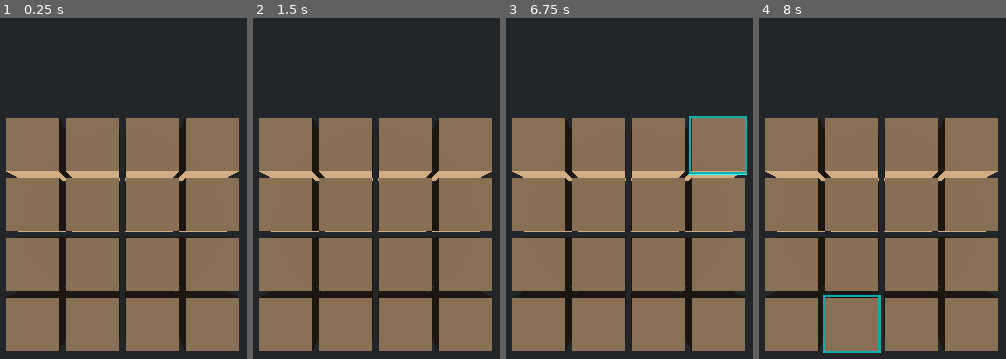
Above: before the commit, frames 1-4 (left to right).
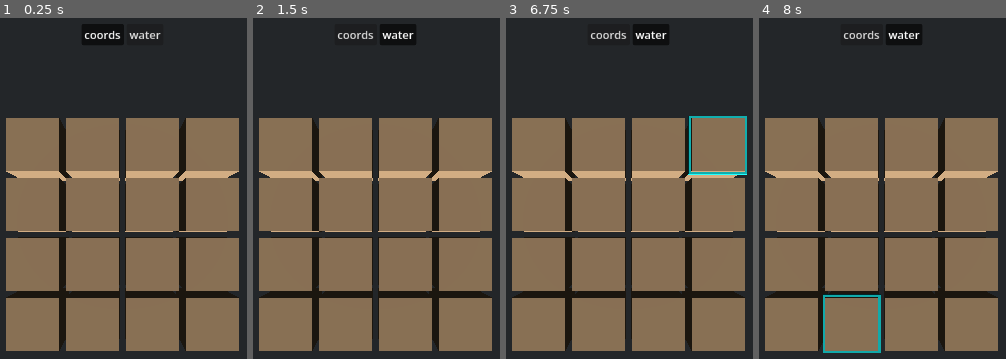
Above: after the commit, the same moments.

Repository: nicoexport/crops
Game: Godot game, scene res://scenes/game.tscn
Two runs of this game, one before a commit and one after it. Both use one fixed random seed, a clock stepped at 60 frames per second and the inputs below.
Inputs (mouse positions are in pixels of both pictures, inside the frame that each line leads up to):
- Up to frame 1 (0.25 s): no input
- Up to frame 2 (1.5 s): click (356, 35) at 0.5 s, where only the run after the commit has a clickable "coords"; click (398, 35) at 1.25 s, where only the run after the commit has a clickable "water"
- Up to frame 3 (6.75 s): click (609, 35) at 2 s, where only the run after the commit has a clickable "coords"; click (651, 35) at 2.75 s, where only the run after the commit has a clickable "water"; click (609, 35) at 3.5 s, where only the run after the commit has a clickable "coords"; click (651, 35) at 4.25 s, where only the run after the commit has a clickable "water"; tap Enter at 5, 6.5 s; move the mouse to (outside the picture) at 5.02 s; hold 1 (1) 5.03-5.78 s; click (outside the picture) at 5.17 s; tap 2 (2) at 5.3, 5.85 s; tap Space at 5.75 s; move the mouse to (outside the picture) at 5.77 s; click (outside the picture) at 5.92 s; tap 1 (1) at 6.05 s; move the mouse to (708, 137) at 6.52 s; hold 1 (1) from 6.53 s (still down); click (708, 137) at 6.67 s
- Up to frame 4 (8 s): tap 2 (2) at 6.8, 7.35 s; tap Space at 7.25 s; move the mouse to (840, 324) at 7.27 s; release 1 (1) at 7.28 s; click (840, 324) at 7.42 s; tap 1 (1) at 7.55 s

The runs differ from the first frame. In frame 1, 1.1% of the frame differs, in the area x 33-66%, y 1-8%; in frame 2, 1.0%; in frame 3, 1.0%; in frame 4, 1.0%.

Commit message:
implement debug interaction bar

Diff:
--- /dev/null
+++ b/resources/ui/button_groups/button_group_debug_interaction_bar.tres
@@ -0,0 +1,3 @@
+[gd_resource type="ButtonGroup" format=3 uid="uid://bg58e172xpqib"]
+
+[resource]
--- a/scenes/game.tscn
+++ b/scenes/game.tscn
@@ -3,20 +3,16 @@
 [ext_resource type="Script" uid="uid://crlpaysy4bf1" path="res://scripts/grid_view.gd" id="1_uwrxv"]
 [ext_resource type="Material" uid="uid://du2q0yar5bnnl" path="res://materials/cell_mat.tres" id="2_iywne"]
 [ext_resource type="Resource" uid="uid://dj5s8ewkfeaac" path="res://resources/game_model.tres" id="2_yqjtg"]
-[ext_resource type="Script" uid="uid://cswxft7tfn0c3" path="res://scripts/cell_view.gd" id="3_lbhrr"]
 [ext_resource type="Script" uid="uid://ys4vuvkjx0an" path="res://scripts/interactor.gd" id="3_lnu2h"]
 [ext_resource type="Shader" uid="uid://btba0dfs7vat5" path="res://shaders/cell.gdshader" id="4_p57ef"]
+[ext_resource type="Script" uid="uid://cswxft7tfn0c3" path="res://scripts/cell_view.gd" id="5_u5sy4"]
+[ext_resource type="Script" uid="uid://drbshhemincvv" path="res://scripts/debug_interaction_bar.gd" id="6_u5sy4"]
+[ext_resource type="ButtonGroup" uid="uid://bg58e172xpqib" path="res://resources/ui/button_groups/button_group_debug_interaction_bar.tres" id="8_gee14"]
 
 [sub_resource type="Environment" id="Environment_iywne"]
 background_mode = 1
 background_color = Color(0.1376, 0.14954665, 0.16, 1)
 
-[sub_resource type="ShaderMaterial" id="ShaderMaterial_u5sy4"]
-render_priority = 0
-shader = ExtResource("4_p57ef")
-shader_parameter/colors = PackedColorArray(0.83, 0.67894, 0.5063, 1, 0.75, 0.589, 0.40499997, 1, 0.61960787, 0.45490196, 0.26666668, 1, 0.47058824, 0.3137255, 0.13725491, 1, 0.2784314, 0.17254902, 0.047058824, 1)
-shader_parameter/irrigation_level = 0
-
 [sub_resource type="ShaderMaterial" id="ShaderMaterial_gee14"]
 render_priority = 0
 shader = ExtResource("4_p57ef")
@@ -102,6 +98,12 @@
 shader_parameter/irrigation_level = 0
 
 [sub_resource type="ShaderMaterial" id="ShaderMaterial_37s47"]
+render_priority = 0
+shader = ExtResource("4_p57ef")
+shader_parameter/colors = PackedColorArray(0.83, 0.67894, 0.5063, 1, 0.75, 0.589, 0.40499997, 1, 0.61960787, 0.45490196, 0.26666668, 1, 0.47058824, 0.3137255, 0.13725491, 1, 0.2784314, 0.17254902, 0.047058824, 1)
+shader_parameter/irrigation_level = 0
+
+[sub_resource type="ShaderMaterial" id="ShaderMaterial_bt5mj"]
 render_priority = 0
 shader = ExtResource("4_p57ef")
 shader_parameter/colors = PackedColorArray(0.83, 0.67894, 0.5063, 1, 0.75, 0.589, 0.40499997, 1, 0.61960787, 0.45490196, 0.26666668, 1, 0.47058824, 0.3137255, 0.13725491, 1, 0.2784314, 0.17254902, 0.047058824, 1)
@@ -118,131 +120,177 @@
 [node name="Camera3D" type="Camera3D" parent="." unique_id=449331607]
 transform = Transform3D(1, 0, 0, 0, -4.371139e-08, 1, 0, -1, -4.371139e-08, 0, 5.975, 0)
 
-[node name="GridView" type="Node3D" parent="." unique_id=639960668]
+[node name="GridView" type="Node3D" parent="." unique_id=639960668 node_paths=PackedStringArray("cell_parent_node")]
 script = ExtResource("1_uwrxv")
 cell_material = ExtResource("2_iywne")
 spacing = Vector2(0.125, 0.125)
 model = ExtResource("2_yqjtg")
-
-[node name="@CSGBox3D@18908" type="CSGBox3D" parent="GridView" unique_id=1359679337]
+cell_parent_node = NodePath("Cells")
+
+[node name="Cells" type="Node3D" parent="GridView" unique_id=1392116608]
+
+[node name="@CSGBox3D@19240" type="CSGBox3D" parent="GridView/Cells" unique_id=512359184]
 transform = Transform3D(1, 0, 0, 0, 1, 0, 0, 0, 1, -1.6875, 0, -1.6875)
 use_collision = true
-material = SubResource("ShaderMaterial_u5sy4")
-script = ExtResource("3_lbhrr")
-
-[node name="@CSGBox3D@18909" type="CSGBox3D" parent="GridView" unique_id=847035850]
+material = SubResource("ShaderMaterial_gee14")
+script = ExtResource("5_u5sy4")
+
+[node name="@CSGBox3D@19241" type="CSGBox3D" parent="GridView/Cells" unique_id=162049802]
 transform = Transform3D(1, 0, 0, 0, 1, 0, 0, 0, 1, -1.6875, 0, -0.5625)
 use_collision = true
-material = SubResource("ShaderMaterial_gee14")
-script = ExtResource("3_lbhrr")
-y = 1
-
-[node name="@CSGBox3D@18910" type="CSGBox3D" parent="GridView" unique_id=167197329]
+material = SubResource("ShaderMaterial_0tnpc")
+script = ExtResource("5_u5sy4")
+y = 1
+
+[node name="@CSGBox3D@19242" type="CSGBox3D" parent="GridView/Cells" unique_id=345037478]
 transform = Transform3D(1, 0, 0, 0, 1, 0, 0, 0, 1, -1.6875, 0, 0.5625)
 use_collision = true
-material = SubResource("ShaderMaterial_0tnpc")
-script = ExtResource("3_lbhrr")
-y = 2
-
-[node name="@CSGBox3D@18911" type="CSGBox3D" parent="GridView" unique_id=436658267]
+material = SubResource("ShaderMaterial_vtaks")
+script = ExtResource("5_u5sy4")
+y = 2
+
+[node name="@CSGBox3D@19243" type="CSGBox3D" parent="GridView/Cells" unique_id=2130855870]
 transform = Transform3D(1, 0, 0, 0, 1, 0, 0, 0, 1, -1.6875, 0, 1.6875)
 use_collision = true
-material = SubResource("ShaderMaterial_vtaks")
-script = ExtResource("3_lbhrr")
-y = 3
-
-[node name="@CSGBox3D@18912" type="CSGBox3D" parent="GridView" unique_id=781210615]
+material = SubResource("ShaderMaterial_kvpfn")
+script = ExtResource("5_u5sy4")
+y = 3
+
+[node name="@CSGBox3D@19244" type="CSGBox3D" parent="GridView/Cells" unique_id=540177492]
 transform = Transform3D(1, 0, 0, 0, 1, 0, 0, 0, 1, -0.5625, 0, -1.6875)
 use_collision = true
-material = SubResource("ShaderMaterial_kvpfn")
-script = ExtResource("3_lbhrr")
-x = 1
-
-[node name="@CSGBox3D@18913" type="CSGBox3D" parent="GridView" unique_id=1102845675]
+material = SubResource("ShaderMaterial_dinhu")
+script = ExtResource("5_u5sy4")
+x = 1
+
+[node name="@CSGBox3D@19245" type="CSGBox3D" parent="GridView/Cells" unique_id=2133608012]
 transform = Transform3D(1, 0, 0, 0, 1, 0, 0, 0, 1, -0.5625, 0, -0.5625)
 use_collision = true
-material = SubResource("ShaderMaterial_dinhu")
-script = ExtResource("3_lbhrr")
-x = 1
-y = 1
-
-[node name="@CSGBox3D@18914" type="CSGBox3D" parent="GridView" unique_id=1788628483]
+material = SubResource("ShaderMaterial_kvuet")
+script = ExtResource("5_u5sy4")
+x = 1
+y = 1
+
+[node name="@CSGBox3D@19246" type="CSGBox3D" parent="GridView/Cells" unique_id=1959901626]
 transform = Transform3D(1, 0, 0, 0, 1, 0, 0, 0, 1, -0.5625, 0, 0.5625)
 use_collision = true
-material = SubResource("ShaderMaterial_kvuet")
-script = ExtResource("3_lbhrr")
-x = 1
-y = 2
-
-[node name="@CSGBox3D@18915" type="CSGBox3D" parent="GridView" unique_id=1325302936]
+material = SubResource("ShaderMaterial_trtic")
+script = ExtResource("5_u5sy4")
+x = 1
+y = 2
+
+[node name="@CSGBox3D@19247" type="CSGBox3D" parent="GridView/Cells" unique_id=878798669]
 transform = Transform3D(1, 0, 0, 0, 1, 0, 0, 0, 1, -0.5625, 0, 1.6875)
 use_collision = true
-material = SubResource("ShaderMaterial_trtic")
-script = ExtResource("3_lbhrr")
-x = 1
-y = 3
-
-[node name="@CSGBox3D@18916" type="CSGBox3D" parent="GridView" unique_id=1966191216]
+material = SubResource("ShaderMaterial_ir15t")
+script = ExtResource("5_u5sy4")
+x = 1
+y = 3
+
+[node name="@CSGBox3D@19248" type="CSGBox3D" parent="GridView/Cells" unique_id=558719278]
 transform = Transform3D(1, 0, 0, 0, 1, 0, 0, 0, 1, 0.5625, 0, -1.6875)
 use_collision = true
-material = SubResource("ShaderMaterial_ir15t")
-script = ExtResource("3_lbhrr")
-x = 2
-
-[node name="@CSGBox3D@18917" type="CSGBox3D" parent="GridView" unique_id=4477663]
+material = SubResource("ShaderMaterial_ca42v")
+script = ExtResource("5_u5sy4")
+x = 2
+
+[node name="@CSGBox3D@19249" type="CSGBox3D" parent="GridView/Cells" unique_id=363183761]
 transform = Transform3D(1, 0, 0, 0, 1, 0, 0, 0, 1, 0.5625, 0, -0.5625)
 use_collision = true
-material = SubResource("ShaderMaterial_ca42v")
-script = ExtResource("3_lbhrr")
-x = 2
-y = 1
-
-[node name="@CSGBox3D@18918" type="CSGBox3D" parent="GridView" unique_id=1268300261]
+material = SubResource("ShaderMaterial_rysoc")
+script = ExtResource("5_u5sy4")
+x = 2
+y = 1
+
+[node name="@CSGBox3D@19250" type="CSGBox3D" parent="GridView/Cells" unique_id=982309574]
 transform = Transform3D(1, 0, 0, 0, 1, 0, 0, 0, 1, 0.5625, 0, 0.5625)
 use_collision = true
-material = SubResource("ShaderMaterial_rysoc")
-script = ExtResource("3_lbhrr")
-x = 2
-y = 2
-
-[node name="@CSGBox3D@18919" type="CSGBox3D" parent="GridView" unique_id=549315597]
+material = SubResource("ShaderMaterial_ssvqc")
+script = ExtResource("5_u5sy4")
+x = 2
+y = 2
+
+[node name="@CSGBox3D@19251" type="CSGBox3D" parent="GridView/Cells" unique_id=138936788]
 transform = Transform3D(1, 0, 0, 0, 1, 0, 0, 0, 1, 0.5625, 0, 1.6875)
 use_collision = true
-material = SubResource("ShaderMaterial_ssvqc")
-script = ExtResource("3_lbhrr")
-x = 2
-y = 3
-
-[node name="@CSGBox3D@18920" type="CSGBox3D" parent="GridView" unique_id=1257220426]
+material = SubResource("ShaderMaterial_264po")
+script = ExtResource("5_u5sy4")
+x = 2
+y = 3
+
+[node name="@CSGBox3D@19252" type="CSGBox3D" parent="GridView/Cells" unique_id=512093446]
 transform = Transform3D(1, 0, 0, 0, 1, 0, 0, 0, 1, 1.6875, 0, -1.6875)
 use_collision = true
-material = SubResource("ShaderMaterial_264po")
-script = ExtResource("3_lbhrr")
-x = 3
-
-[node name="@CSGBox3D@18921" type="CSGBox3D" parent="GridView" unique_id=811272911]
+material = SubResource("ShaderMaterial_1kice")
+script = ExtResource("5_u5sy4")
+x = 3
+
+[node name="@CSGBox3D@19253" type="CSGBox3D" parent="GridView/Cells" unique_id=1637839380]
 transform = Transform3D(1, 0, 0, 0, 1, 0, 0, 0, 1, 1.6875, 0, -0.5625)
 use_collision = true
-material = SubResource("ShaderMaterial_1kice")
-script = ExtResource("3_lbhrr")
-x = 3
-y = 1
-
-[node name="@CSGBox3D@18922" type="CSGBox3D" parent="GridView" unique_id=6243942]
+material = SubResource("ShaderMaterial_5newe")
+script = ExtResource("5_u5sy4")
+x = 3
+y = 1
+
+[node name="@CSGBox3D@19254" type="CSGBox3D" parent="GridView/Cells" unique_id=2069856349]
 transform = Transform3D(1, 0, 0, 0, 1, 0, 0, 0, 1, 1.6875, 0, 0.5625)
 use_collision = true
-material = SubResource("ShaderMaterial_5newe")
-script = ExtResource("3_lbhrr")
-x = 3
-y = 2
-
-[node name="@CSGBox3D@18923" type="CSGBox3D" parent="GridView" unique_id=236994140]
+material = SubResource("ShaderMaterial_37s47")
+script = ExtResource("5_u5sy4")
+x = 3
+y = 2
+
+[node name="@CSGBox3D@19255" type="CSGBox3D" parent="GridView/Cells" unique_id=2147466615]
 transform = Transform3D(1, 0, 0, 0, 1, 0, 0, 0, 1, 1.6875, 0, 1.6875)
 use_collision = true
-material = SubResource("ShaderMaterial_37s47")
-script = ExtResource("3_lbhrr")
-x = 3
-y = 3
-
-[node name="Interactor" type="Node3D" parent="." unique_id=1833000602]
+material = SubResource("ShaderMaterial_bt5mj")
+script = ExtResource("5_u5sy4")
+x = 3
+y = 3
+
+[node name="Interactor" type="Node3D" parent="GridView" unique_id=1833000602]
 script = ExtResource("3_lnu2h")
+
+[node name="CanvasLayer" type="CanvasLayer" parent="GridView/Interactor" unique_id=804804999]
+
+[node name="Control" type="Control" parent="GridView/Interactor/CanvasLayer" unique_id=1783413094]
+layout_mode = 3
+anchors_preset = 15
+anchor_right = 1.0
+anchor_bottom = 1.0
+grow_horizontal = 2
+grow_vertical = 2
+
+[node name="MarginContainer" type="MarginContainer" parent="GridView/Interactor/CanvasLayer/Control" unique_id=914180857]
+layout_mode = 1
+anchors_preset = 15
+anchor_right = 1.0
+anchor_bottom = 1.0
+grow_horizontal = 2
+grow_vertical = 2
+theme_override_constants/margin_left = 20
+theme_override_constants/margin_top = 20
+theme_override_constants/margin_right = 20
+theme_override_constants/margin_bottom = 20
+
+[node name="DebugInteractionBar" type="HBoxContainer" parent="GridView/Interactor/CanvasLayer/Control/MarginContainer" unique_id=537845381 node_paths=PackedStringArray("interactor", "coords", "water")]
+layout_mode = 2
+size_flags_vertical = 0
+alignment = 1
+script = ExtResource("6_u5sy4")
+interactor = NodePath("../../../..")
+coords = NodePath("Coords")
+water = NodePath("Water")
+
+[node name="Coords" type="Button" parent="GridView/Interactor/CanvasLayer/Control/MarginContainer/DebugInteractionBar" unique_id=1734376731]
+layout_mode = 2
+toggle_mode = true
+button_group = ExtResource("8_gee14")
+text = "coords"
+
+[node name="Water" type="Button" parent="GridView/Interactor/CanvasLayer/Control/MarginContainer/DebugInteractionBar" unique_id=1960548574]
+layout_mode = 2
+toggle_mode = true
+button_group = ExtResource("8_gee14")
+text = "water"
--- /dev/null
+++ b/scripts/debug_interaction_bar.gd
@@ -0,0 +1,22 @@
+extends HBoxContainer
+
+@export var interactor: Interactor
+@export_category("Buttons")
+@export var coords: Button
+@export var water: Button
+
+
+func _ready() -> void:
+	coords.pressed.connect(handle_coords_pressed)
+	water.pressed.connect(handle_water_pressed)
+
+	coords.button_pressed = true
+	handle_coords_pressed()
+
+
+func handle_coords_pressed():
+	interactor.selected_interaction = InteractionPrintCoords.new()
+
+
+func handle_water_pressed():
+	interactor.selected_interaction = InteractionWater.new(1)
--- a/scripts/grid_view.gd
+++ b/scripts/grid_view.gd
@@ -1,19 +1,22 @@
 @tool
 class_name GridView extends Node3D
 
+@export_group("Visuals")
 @export var cell_material: Material
-
 @export var spacing: Vector2:
 	set(v):
 		spacing = v
 		_rebuild_from_model()
 
+@export_group("References")
 @export var model: GameModel:
 	set(m):
 		_disconnect_model_signals()
 		model = m
 		_connect_model_signals()
 		_rebuild_from_model()
+
+@export var cell_parent_node: Node3D
 
 
 var _connected: bool = false
@@ -29,7 +32,7 @@
 		return
 
 	# Clear existing grid view
-	for n in get_children():
+	for n in cell_parent_node.get_children():
 		if n is CSGBox3D:
 			n.free()
 
@@ -58,7 +61,7 @@
 			cell_view.use_collision = true
 			cell_view.slot_interacted.connect(_on_slot_interacted)
 			cell_view.material = cell_material.duplicate(true)
-			add_child(cell_view)
+			cell_parent_node.add_child(cell_view)
 			if Engine.is_editor_hint() and scene_owner != null:
 				cell_view.owner = scene_owner
 
@@ -114,7 +117,7 @@
 func _on_cell_changed(x: int, y: int, value: int) -> void:
 	# Update the specific cell in the grid view based on model change
 	var index = y + x * model.height
-	var box = get_child(index) as CSGBox3D
+	var box = cell_parent_node.get_child(index) as CSGBox3D
 	if box != null:
 		# Update the cell appearance based on the value
 		# This is a placeholder; actual implementation may vary
@@ -124,7 +127,7 @@
 func _on_irrigation_changed(x: int, y: int, level: int):
 	print("irrigation changed at ", str(x), " : ", str(y), " to level ", str(level))
 	var index = y + x * model.height
-	var box = get_child(index) as CSGBox3D
+	var box = cell_parent_node.get_child(index) as CSGBox3D
 	if box != null:
 		(box.material as ShaderMaterial).set_shader_parameter("irrigation_level", level)
 
--- a/scripts/interactor.gd
+++ b/scripts/interactor.gd
@@ -1,9 +1,17 @@
-extends Node3D
+class_name Interactor extends Node3D
+
+
+signal selected_interaction_changed(interaction: BaseInteraction)
 
 
 var highlight_box: CSGBox3D
 var interaction_intended: bool = false
-var selected_interaction: BaseInteraction = null
+var selected_interaction: BaseInteraction = null:
+	get:
+		return selected_interaction
+	set(v):
+		selected_interaction = v
+		selected_interaction_changed.emit(selected_interaction)
 
 
 func _ready() -> void:
@@ -32,10 +40,10 @@
 
 
 func _physics_process(_delta: float) -> void:
-	shoot_ray_from_mouse()
+	_shoot_ray_from_mouse()
 
 
-func shoot_ray_from_mouse():
+func _shoot_ray_from_mouse():
 	var camera := get_viewport().get_camera_3d()
 	if camera == null:
 		return
Not shown, added: scripts/debug_interaction_bar.gd.uid
